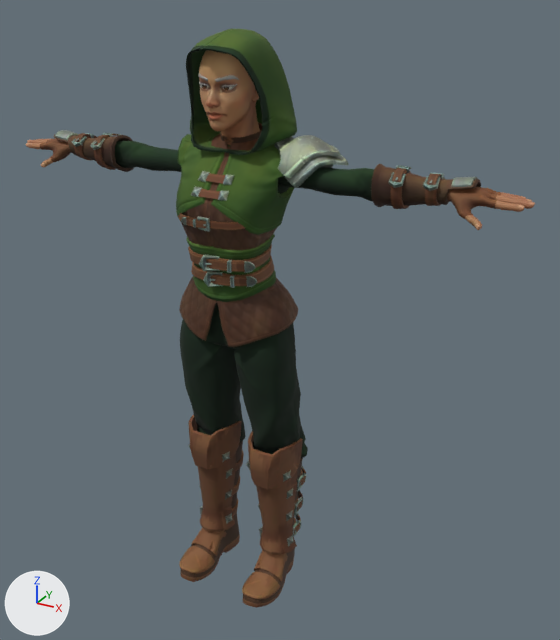
The glTF model assets/quaternius/chars/female_ranger.glb, before and after one commit.
One viewpoint serves both versions: a camera (50 mm lens) standing at (1.175, -1.854, 1.915) and looking at (0.071, 0.153, 0.911). The lights are fixed; the arrows at lower left show +X, +Y and +Z. The first picture is the older version.

In view in the first picture: 'Female_Ranger_Acc_Pauldrons', 'Female_Ranger_Arms', 'Female_Ranger_Arms_Bracer', 'Female_Ranger_Body', 'Female_Ranger_Body_Belt_1', 'Female_Ranger_Body_Belt_2', 'Female_Ranger_Feet', 'Female_Ranger_Head_Hood', 'Female_Ranger_Legs', 'Superhero_Female' and 2 more.
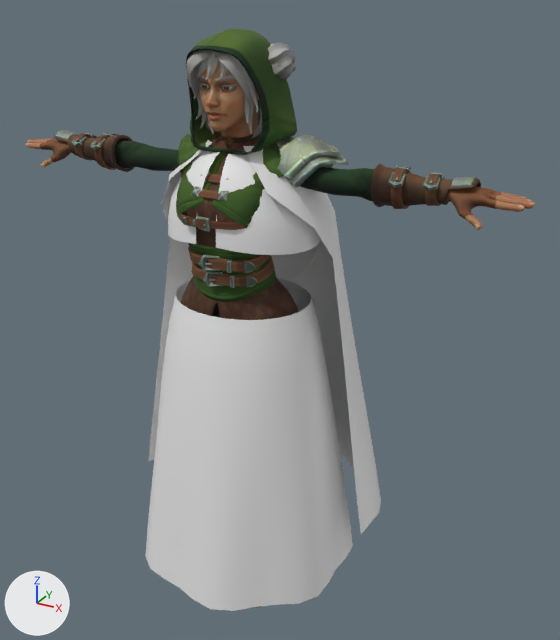
Where the change shows, as pixel boxes [x1, y1, x2, y2] in the pictures (560 x 640 px):
```json
{"object": "Skirt", "change": "added", "after": [145, 278, 353, 611]}
{"object": "Cloak", "change": "added", "after": [149, 140, 381, 534]}
{"object": "Shawl", "change": "added", "after": [168, 151, 321, 280]}
{"object": "Hair_Long", "change": "added", "after": [186, 50, 262, 138]}
{"object": "Hair_Buns", "change": "added", "after": [195, 42, 296, 134]}
{"object": "Female_Ranger_Feet", "change": "unchanged, covered by the edit", "before": [179, 414, 307, 608]}
{"object": "Female_Ranger_Legs", "change": "unchanged, covered by the edit", "before": [180, 303, 308, 458], "after": [212, 303, 220, 318]}
```

The change, as JSON lines over the scene's bpy script:
```json
{"op": "add", "block": "mat_garment", "code": ["mat_garment = principled_material('Garment')", "mat_garment.base_color = (0.8, 0.8, 0.8)  # white #e7e7e7"]}
{"op": "add", "block": "mat_mi_hair_2_001", "code": ["mat_mi_hair_2_001 = bpy.data.materials.new('MI_Hair_2.001')", "# uses the picture img_t_hair_2_basecolor", "# uses the picture img_t_hair_2_normal"]}
{"op": "add", "block": "mat_mi_hair_2_002", "code": ["mat_mi_hair_2_002 = bpy.data.materials.new('MI_Hair_2.002')", "# uses the picture img_t_hair_2_basecolor", "# uses the picture img_t_hair_2_normal"]}
{"op": "add", "block": "me_skirt", "code": ["me_skirt = bpy.data.meshes.new('Skirt')", "me_skirt.from_pydata(...)  # 384 vertices, 704 faces; spans x -0.376..0.35, y -0.308..0.399, z 0.09..1.022", "me_skirt.materials.append(mat_garment)  # white #e7e7e7"]}
{"op": "add", "block": "me_shawl", "code": ["me_shawl = bpy.data.meshes.new('Shawl')", "me_shawl.from_pydata(...)  # 296 vertices, 504 faces; spans x -0.236..0.236, y -0.145..0.263, z 1.001..1.48", "me_shawl.materials.append(mat_garment)  # white #e7e7e7"]}
{"op": "add", "block": "me_hair_long", "code": ["me_hair_long = bpy.data.meshes.new('Hair_Long')", "me_hair_long.from_pydata(...)  # 1521 vertices, 2906 faces; spans x -0.122..0.122, y -0.109..0.162, z 1.501..1.777", "me_hair_long.materials.append(mat_mi_hair_2_001)"]}
{"op": "add", "block": "me_hair_buns", "code": ["me_hair_buns = bpy.data.meshes.new('Hair_Buns')", "me_hair_buns.from_pydata(...)  # 1699 vertices, 3284 faces; spans x -0.151..0.151, y -0.103..0.134, z 1.53..1.779", "me_hair_buns.materials.append(mat_mi_hair_2_002)"]}
{"op": "add", "block": "me_cloak", "code": ["me_cloak = bpy.data.meshes.new('Cloak')", "me_cloak.from_pydata(...)  # 273 vertices, 480 faces; spans x -0.458..0.423, y -0.081..0.52, z 0.24..1.495", "me_cloak.materials.append(mat_garment)  # white #e7e7e7"]}
{"op": "add", "block": "ob_skirt", "code": ["ob_skirt = bpy.data.objects.new('Skirt', me_skirt)", "ob_skirt.location = (0.0, 0.0, 0.0)"]}
{"op": "add", "block": "ob_shawl", "code": ["ob_shawl = bpy.data.objects.new('Shawl', me_shawl)", "ob_shawl.location = (0.0, 0.0, 0.0)"]}
{"op": "add", "block": "ob_hair_long", "code": ["ob_hair_long = bpy.data.objects.new('Hair_Long', me_hair_long)", "ob_hair_long.location = (0.0, 0.0, 0.0)"]}
{"op": "add", "block": "ob_hair_buns", "code": ["ob_hair_buns = bpy.data.objects.new('Hair_Buns', me_hair_buns)", "ob_hair_buns.location = (0.0, 0.0, 0.0)"]}
{"op": "add", "block": "ob_cloak", "code": ["ob_cloak = bpy.data.objects.new('Cloak', me_cloak)", "ob_cloak.location = (0.0, 0.0, 0.0)"]}
```
